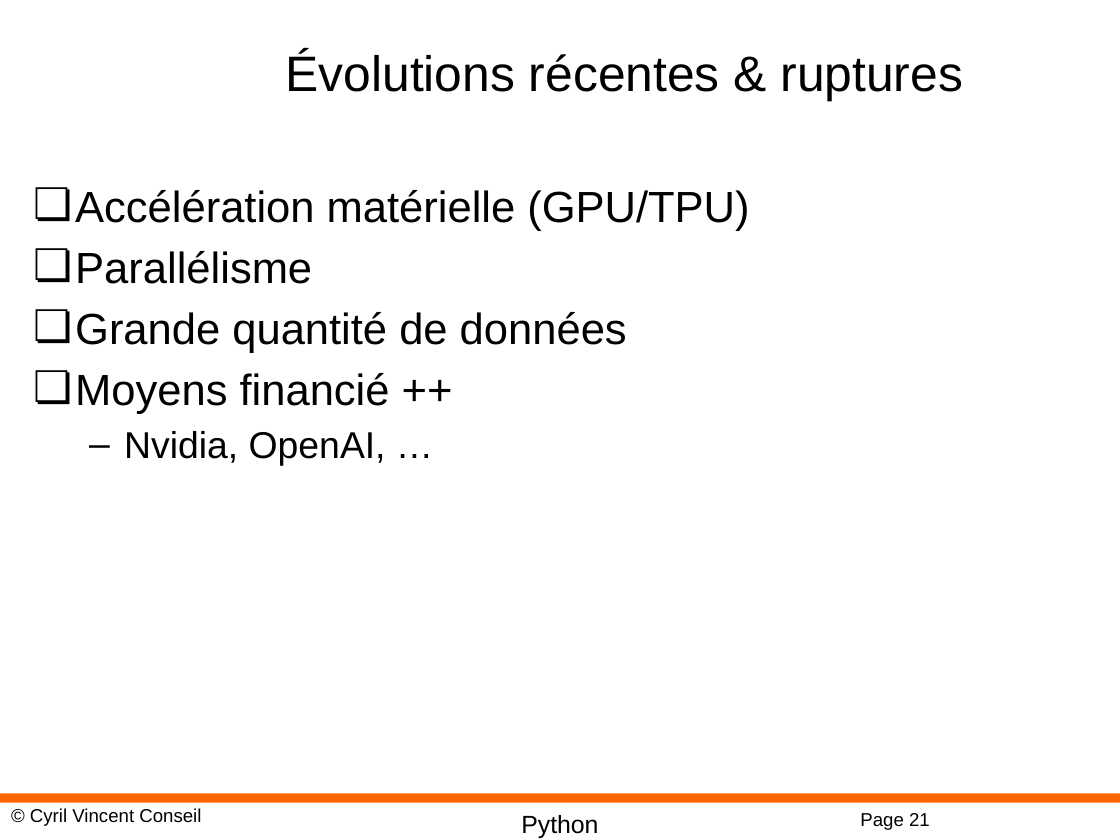
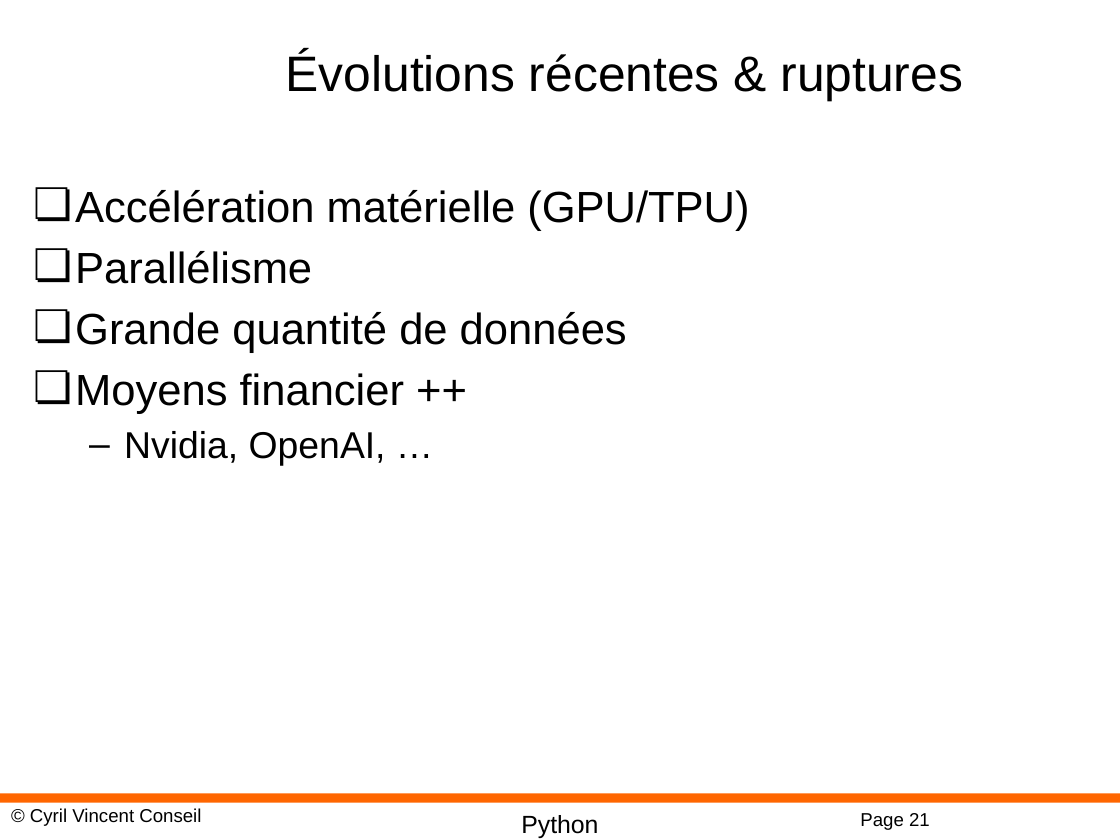
Before and after one commit to cyrilvincent/ia_industrie, a slide deck: slide 21 of ppt/IndusAI01-Intro.pptx. Drawn at 1120x840 pixels with LibreOffice and Linux fonts; fonts in the diff are those of the drawing; background and template pictures are left out. Boxes give left, top, right and bottom in pixels: in the first picture for what was removed or moved away, otherwise in the second. Text is boxed around its words. In the diff, an @@ line names an element or a change of style, - is before the commit and + after.

```diff
--- a/ppt/IndusAI01-Intro.pptx
+++ b/ppt/IndusAI01-Intro.pptx
@@ text at box(75, 373, 405, 414): text changed @@
-❏ Moyens financié ++
+❏ Moyens financier ++
```
Also in this commit, not shown: 1 other slide changed, 2 other files.
